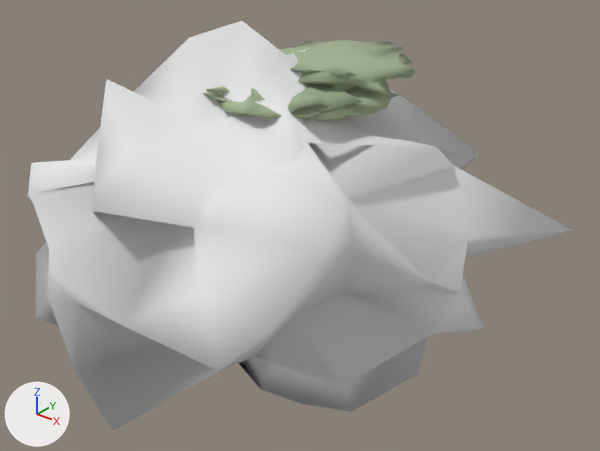
The glTF model assets/models/rock2.glb: old version first, new version second.
Before and after are seen from a camera (50 mm lens) standing at (2.491, -2.708, 1.732) and looking at (0.225, 0.124, -0.024). Lighting does not change. The marker at lower left points along +X, +Y and +Z. The older version comes first.

Names of what the first picture shows: 'geometry_0', 'geometry_1'.
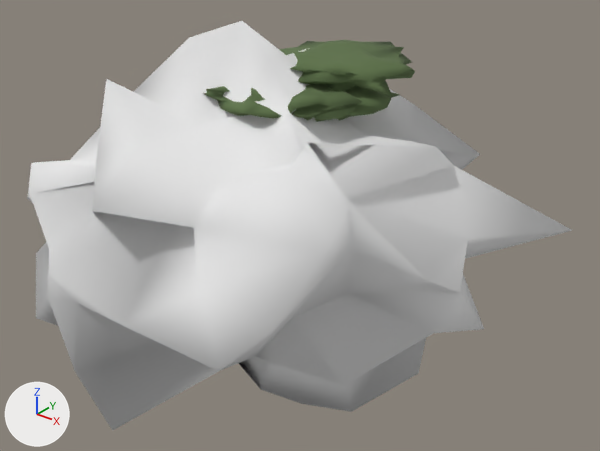
Where the change shows, as pixel boxes [x1, y1, x2, y2] in the pictures (600 x 451 px):
```json
{"part": 1, "of": "me_geometry_1", "change": "recoloured", "before": [203, 40, 415, 122], "after": [203, 40, 415, 122], "on screen": "greyish green to dark green"}
```

Edits to the scene script, one JSON object a line:
```json
{"block": "me_geometry_1", "where": "me_geometry_1.from_pydata(...)  # 486 vertices, 960 faces; spans x -0.286..0.591, y -0.237..0.881, z 0.516..0.779"}
{"block": "me_geometry_1", "where": "# used by ob_geometry_1; location = (0.0, 0.0, 0.0)"}
{"block": "me_geometry_1", "change": "me_geometry_1 part 1: 960 faces centred in x -0.249..0.556, y -0.212..0.818, z 0.516..0.772 are repainted in the vertex colours; the middle colour goes from greyish green #a2b290 to dark green #5c7147"}
```
